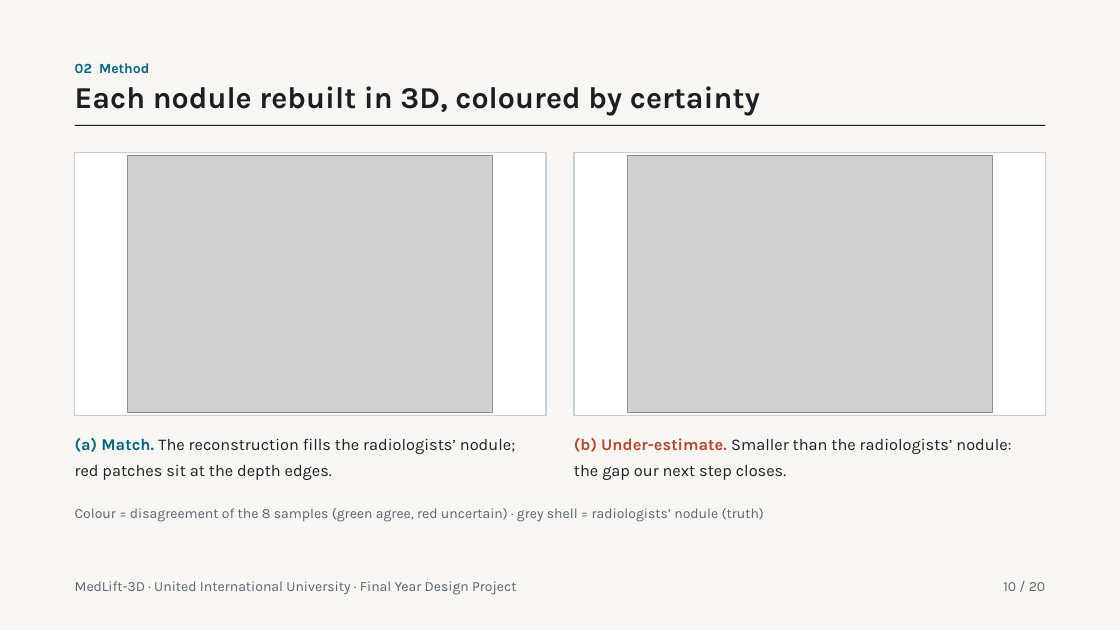
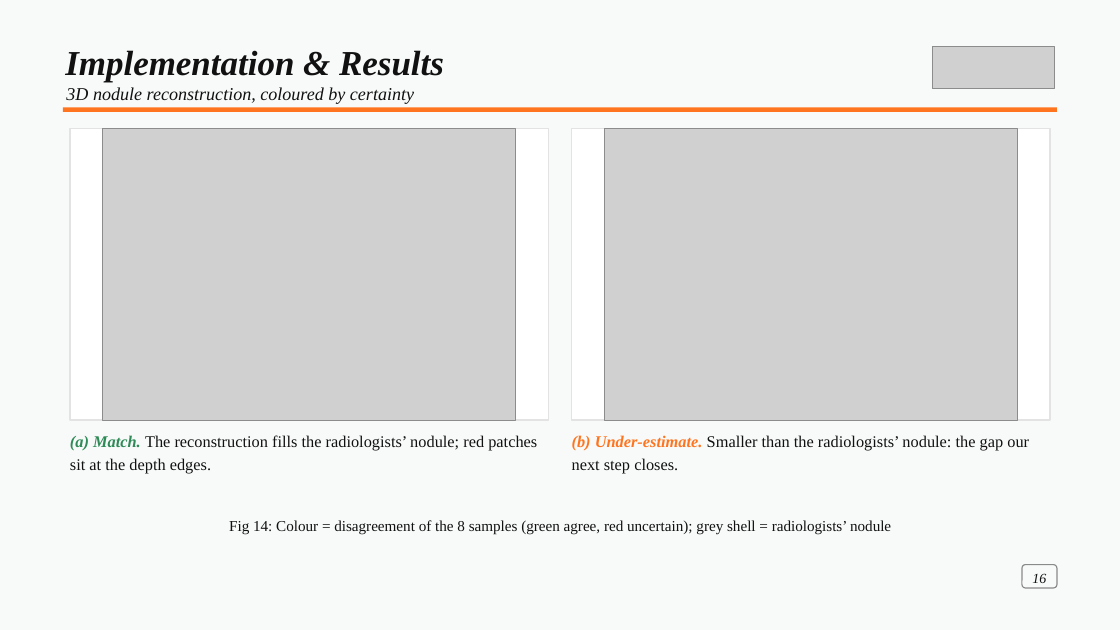
Before and after one commit to tcsquanta/medlift3d, a slide deck: slide 22 of report/MedLift3D_Defense.pptx (slide 10 before the commit). Drawn at 1120x630 pixels with LibreOffice and Linux fonts; fonts in the diff are those of the drawing; grey boxes stand for pictures. Boxes give left, top, right and bottom in pixels: in the first picture for what was removed or moved away, otherwise in the second. Text is boxed around its words. In the diff, an @@ line names an element or a change of style, - is before the commit and + after.

```diff
--- a/report/MedLift3D_Defense.pptx
+++ b/report/MedLift3D_Defense.pptx
@@ background #F7F6F2 to #F8F9F9 @@
@@ text added at (x1=65, y1=50, x2=444, y2=82), 30 pt, text #111111, bold, italic @@
+Implementation & Results
@@ picture added at (x1=933, y1=46, x2=1055, y2=88) @@
@@ text at (x1=66, y1=87, x2=414, y2=104): text changed; size 26 to 15.5 pt; font Karla to Times New Roman; text colour #1B1F24 to #111111; bold off; italic on @@
-Each nodule rebuilt in 3D, coloured by certainty
+3D nodule reconstruction, coloured by certainty
@@ text removed at (x1=75, y1=63, x2=149, y2=73) @@
-02 Method
@@ rectangle resized from (x1=75, y1=125, x2=1046, y2=126) to (x1=63, y1=108, x2=1057, y2=113) @@
@@ rectangle at (x1=63, y1=108, x2=1057, y2=113): fill #1B1F24 to #FF751F @@
@@ rectangle at (x1=70, y1=129, x2=548, y2=420): outline #C9CED4 1 pt to #E3E3E3 1 pt @@
@@ rectangle resized from (x1=75, y1=153, x2=546, y2=415) to (x1=70, y1=129, x2=548, y2=420) @@
@@ picture resized from (x1=128, y1=155, x2=492, y2=413) to (x1=103, y1=129, x2=515, y2=420) @@
@@ rectangle resized from (x1=574, y1=153, x2=1045, y2=415) to (x1=572, y1=129, x2=1050, y2=420) @@
@@ rectangle at (x1=572, y1=129, x2=1050, y2=420): outline #C9CED4 1 pt to #E3E3E3 1 pt @@
@@ picture resized from (x1=628, y1=155, x2=992, y2=413) to (x1=605, y1=129, x2=1017, y2=420) @@
@@ text "(a) Match. The reconstruction fills ..." at (x1=70, y1=435, x2=537, y2=474): font Karla to Times New Roman; text colour #00677F to #2E8B57, italic on in "(a) Match."; text colour #1B1F24 to #111111 in "The reconstruction fills the radiologists’ nodule; red ..."; line spacing 1.3 to 1.15 @@
@@ text "(b) Under-estimate. Smaller than the ..." at (x1=572, y1=435, x2=1029, y2=474): font Karla to Times New Roman; text colour #B5472F to #FF751F, italic on in "(b) Under-estimate."; text colour #1B1F24 to #111111 in "Smaller than the radiologists’ nodule: the gap ..."; line spacing 1.3 to 1.15 @@
@@ text at (x1=229, y1=520, x2=891, y2=535): text changed; size 12 to 13 pt; font Karla to Times New Roman; text colour #5B6470 to #111111 @@
-Colour = disagreement of the 8 samples (green agree, red uncertain) · grey shell = radiologists’ nodule (truth)
+Fig 14: Colour = disagreement of the 8 samples (green agree, red uncertain); grey shell = radiologists’ nodule
@@ rounded rectangle added at (x1=1023, y1=565, x2=1058, y2=588), outline #8A8A8A 1 pt @@
@@ text removed at (x1=75, y1=581, x2=516, y2=595) @@
-MedLift-3D · United International University · Final Year Design Project
@@ text removed at (x1=1003, y1=582, x2=1045, y2=591) @@
-10 / 20
@@ text added at (x1=1032, y1=573, x2=1046, y2=583), 12 pt, text #111111, italic @@
+16
```
Also in this commit, not shown: 14 other slides changed, 17 slides added, 5 slides removed.
